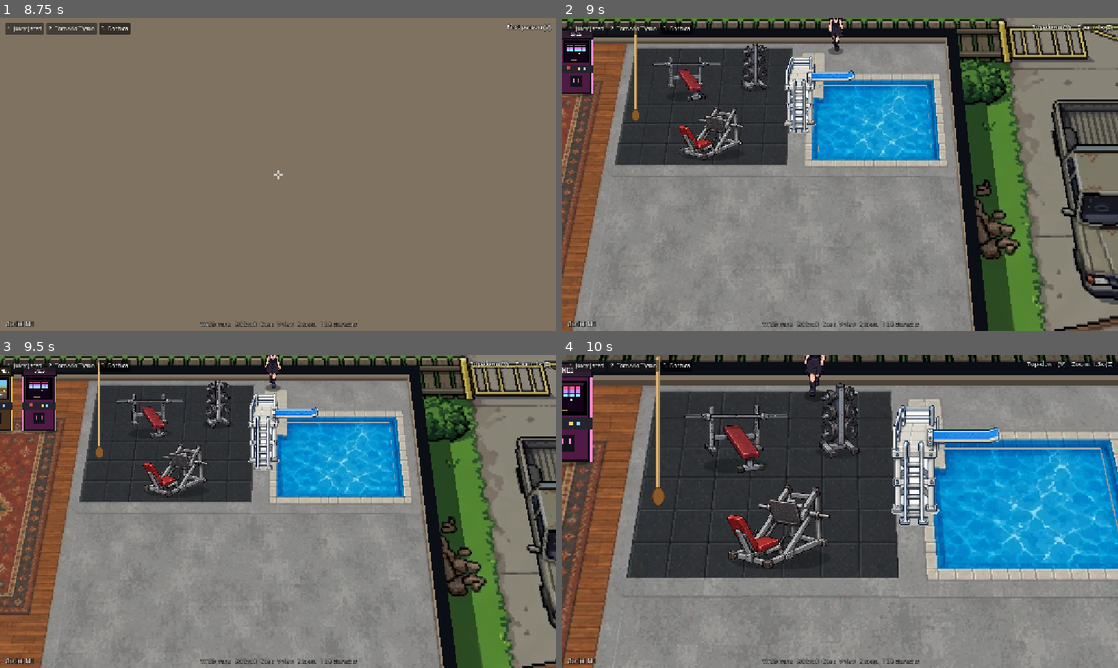
Above: before the commit, frames 1-4 (two rows, left to right).
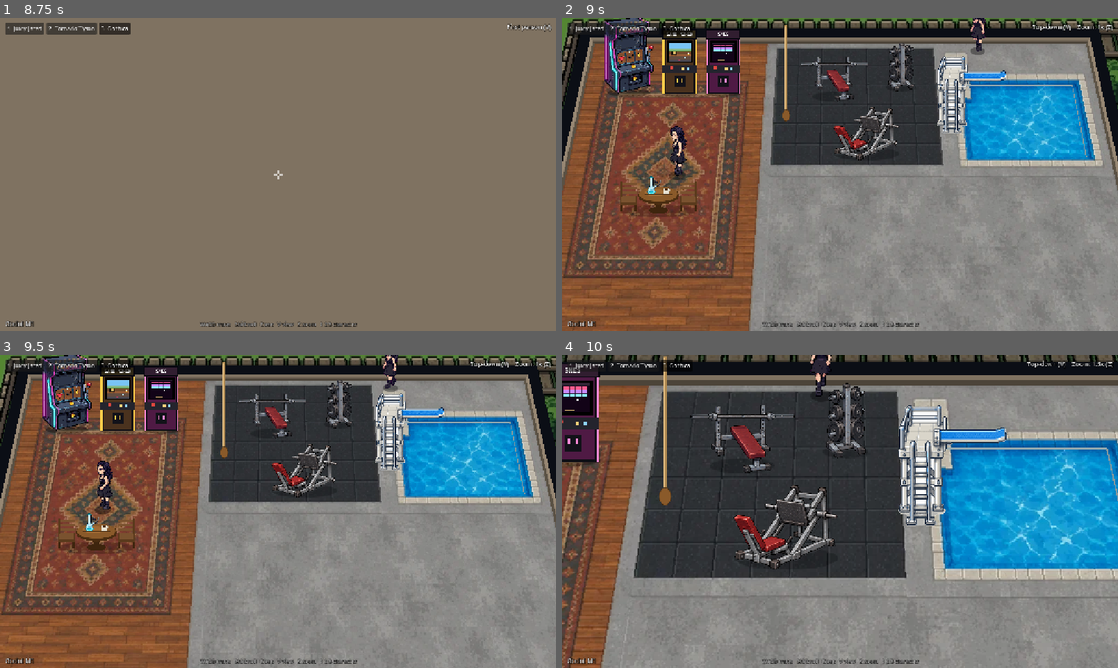
Above: after the commit, the same moments.

Repository: eflare17/Smashed-tv
Game: Godot game, scene res://scenes/main.tscn
Same seed, same stepped clock (60 frames per second), same inputs: the game is played once before the commit and once after it.
Inputs (mouse positions are in pixels of both pictures, inside the frame that each line leads up to):
- Up to frame 1 (8.75 s): click "1 Juicy Jared" at 0.5 s; tap Enter at 1.25, 6.5, 8 s; move the mouse to (400, 158) at 1.27 s; hold D (move_right) 1.28-2.03 s; hold E (interact) 1.28-2.03 s; click (400, 158) at 1.42 s; move the mouse to (166, 190) at 2.02 s; hold S (move_down) 2.03-2.78 s; tap Shift (roll) at 2.1, 8.1 s; move the mouse to (333, 105) at 2.77 s; hold D (move_right) 2.78-3.53 s; hold V (toggle_view) 2.78-3.53 s; move the mouse to (272, 180) at 3.52 s; hold W (move_up) 3.53-6.53 s; tap Z at 3.6 s; click (272, 180) at 3.67 s; move the mouse to (316, 177) at 4.27 s; tap G at 4.35 s; move the mouse to (233, 171) at 5.02 s; tap H at 5.1 s; tap Space at 5.75, 7.25 s; move the mouse to (283, 174) at 5.77 s; tap 1 at 5.85 s; click (283, 174) at 5.92 s; move the mouse to (255, 168) at 6.52 s; hold D (move_right) 6.53-7.28 s; tap 3 at 6.6 s; move the mouse to (305, 174) at 7.27 s; hold E (interact) 7.28-8.03 s; hold W (move_up) from 7.28 s (still down); move the mouse to (250, 174) at 8.02 s; click (250, 174) at 8.17 s
- Up to frame 2 (9 s): keep holding W (move_up); tap Space at 8.75 s; move the mouse to (851, 168) at 8.77 s; hold V (toggle_view) from 8.78 s (still down)
- Up to frame 3 (9.5 s): keep holding W (move_up); keep holding V (toggle_view)
- Up to frame 4 (10 s): move the mouse to (812, 574) at 9.52 s; release W (move_up) at 9.53 s; release V (toggle_view) at 9.53 s; hold A (move_left) from 9.53 s (still down); tap Z at 9.6 s

Frame 1 is identical in both runs. In frame 2, 67% of the frame differs, in the area x 0-100%, y 0-100%; in frame 3, 61%; in frame 4, 18%.

Commit message:
PARALLEL.md: Lighting and Farm sessions, the shared GameClock interface
Co-Authored-By: Claude Opus 5.5 <noreply@anthropic.com>
Claude-Session: https://claude.ai/code/session_01FWmdVFoLeVVHE1LT8NXN4Z

Diff:
--- a/godot/scripts/camera/camera_rig.gd
+++ b/godot/scripts/camera/camera_rig.gd
@@ -43,6 +43,10 @@
 ## goes up the screen and the yard drops away under him.
 @export var air_follow_tramp: float = 0.75
 @export var air_follow: float = 0.6
+## Where the top-down view centres instead of following the target (HTML ground units), or null to follow. The
+## HTML game's 1x view in the lobby shows the whole lounge, or the whole bedroom, rather than following (camFollow);
+## main sets this for that.
+var fixed_aim = null
 ## The ground the top-down view keeps inside, HTML units (x0, y0, w, h); empty: no limit.
 var bounds: Rect2 = Rect2()
 ## Lets the mouse capture happen (false for tests or menus over the game).
@@ -209,7 +213,12 @@
 	var tx := _aim.x
 	var ty := _aim.y
 	var th := 0.0
-	if target:
+	if fixed_aim is Vector2:
+		tx = fixed_aim.x
+		ty = fixed_aim.y
+		if target:
+			th = target.dz * (air_follow_tramp if target.on_tramp else air_follow)
+	elif target:
 		var hp := target.html_pos()
 		tx = hp.x
 		ty = hp.y - 20.0                                   # camFollow: me.y - 20, him a little below the middle
--- a/godot/scripts/main.gd
+++ b/godot/scripts/main.gd
@@ -65,8 +65,37 @@
 		world.environment.fog_enabled = m == CameraRig.Mode.FIRST_PERSON
 
 func _process(delta: float) -> void:
-	if not print_state:
+	_frame_rooms()
+	if print_state:
+		_print_state(delta)
+
+## The HTML game's lobby at 1x (camFollow): indoors the view shows the whole lounge, or the whole bedroom, instead
+## of following him; outside it follows him.
+func _frame_rooms() -> void:
+	var a: Dictionary = GameData.data.get("ARENA", {"w": 860, "h": 520, "wall": 18})
+	var hp := player.html_pos()
+	if rig.zoom_level != 0 or in_yard(hp):
+		rig.fixed_aim = null
 		return
+	var lobby_h := float(GameData.data.get("LOBBY_H", 880))
+	var cy: float = lobby_h - a.h / 2.0 if in_bedroom(hp) else a.h / 2.0
+	rig.fixed_aim = Vector2(a.w / 2.0, cy)
+
+## inYard: past the middle of the lounge's bottom or right wall, and not in the bedroom (HTML units).
+static func in_yard(o: Vector3) -> bool:
+	var d: Dictionary = GameData.data
+	var a: Dictionary = d.get("ARENA", {"w": 860, "h": 520, "wall": 18})
+	var b: Dictionary = d.get("BEDROOM", {"x1": 458})
+	var half: float = a.wall / 2.0
+	var lobby_h := float(d.get("LOBBY_H", 880))
+	return o.x > a.w - half or (o.y > a.h - half and (o.x > b.x1 + half or o.y > lobby_h - half))
+
+## inBedroom.
+static func in_bedroom(o: Vector3) -> bool:
+	var a: Dictionary = GameData.data.get("ARENA", {"w": 860, "h": 520, "wall": 18})
+	return o.y > a.h - a.wall / 2.0 and not in_yard(o)
+
+func _print_state(delta: float) -> void:
 	_state_t += delta
 	if _state_t < 0.1:
 		return
--- a/godot/scripts/world/world_builder.gd
+++ b/godot/scripts/world/world_builder.gd
@@ -1001,8 +1001,13 @@
 render_mode unshaded, cull_disabled, world_vertex_coords, depth_draw_opaque;
 // A cut-out standing on its feet (this node's origin), turned square to the camera, and leaning back to lie
 // flat as the camera looks down, so from above it reads as the top-down picture and from eye height it stands.
+// Its depth is the upright cut-out's (where the camera's ray through each point crosses the upright plane through
+// its feet), the way CharSprite does it for the characters, so the two sort like the HTML game's y-sort: someone
+// standing behind a cabinet (north of its feet) is hidden by it, someone in front covers it.
 uniform sampler2D tex : source_color, filter_nearest;
 uniform float lean_max = 1.35;
+uniform float depth_bias = 0.03;   // metres toward the camera, so its bottom row wins over the floor it stands on
+uniform float depth_reach = 6.0;   // metres: the most the leaning picture's depth is pulled toward the camera
 void vertex() {
 	vec3 o = MODEL_MATRIX[3].xyz;
 	vec3 local = VERTEX - o;
@@ -1013,7 +1018,25 @@
 	float pitch = asin(clamp(INV_VIEW_MATRIX[2].y, -1.0, 1.0));
 	float th = min(lean_max, max(pitch, 0.0) * smoothstep(0.35, 0.9, pitch));
 	vec3 up = cos(th) * vec3(0.0, 1.0, 0.0) + sin(th) * fh;
-	VERTEX = o + r * local.x + up * local.y;
+	vec3 drawn = o + r * local.x + up * local.y;
+	VERTEX = drawn;
+	vec4 clip = PROJECTION_MATRIX * (VIEW_MATRIX * vec4(drawn, 1.0));
+	vec3 n = -fh;                                              // the upright plane's normal, toward the camera
+	bool ortho = PROJECTION_MATRIX[3][3] > 0.5;
+	vec3 cam = INV_VIEW_MATRIX[3].xyz;
+	vec3 to_cam = ortho ? INV_VIEW_MATRIX[2].xyz : normalize(cam - drawn);
+	float behind = -dot(drawn - o, n);
+	float mu = clamp(behind / max(dot(to_cam, n), 0.0001), 0.0, depth_reach);
+	if (!ortho) {
+		mu = min(mu, max(0.0, length(cam - drawn) - 0.25));
+	}
+	vec4 vd = VIEW_MATRIX * vec4(drawn + to_cam * mu, 1.0);
+	vd.z += depth_bias;
+	vec4 cd = PROJECTION_MATRIX * vd;
+	if (cd.w > 0.0001) {
+		clip.z = cd.z / cd.w * clip.w;
+	}
+	POSITION = clip;
 }
 void fragment() {
 	vec4 c = texture(tex, UV);
Not shown, changed: godot/OVERNIGHT.md
Not shown, changed: godot/PARALLEL.md
